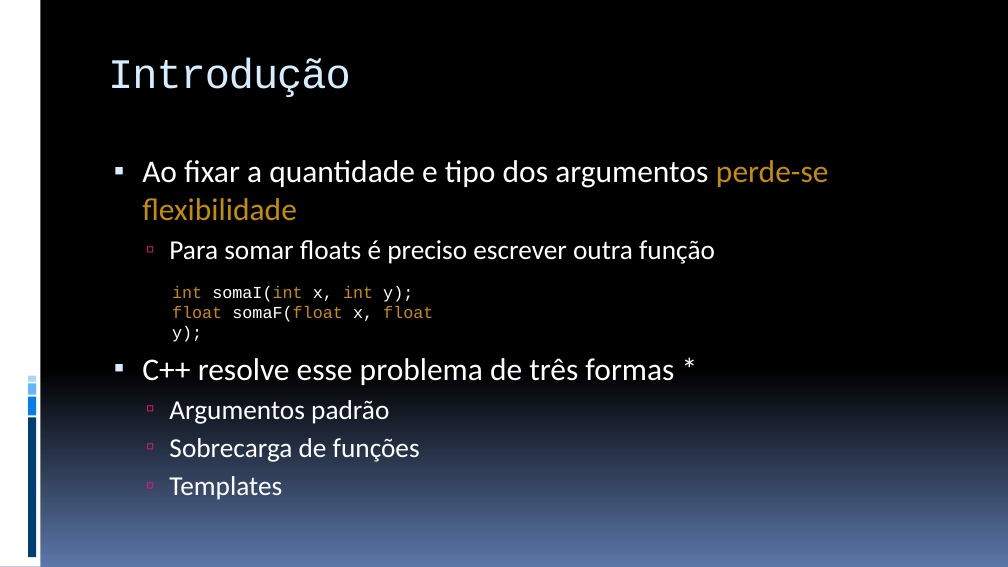
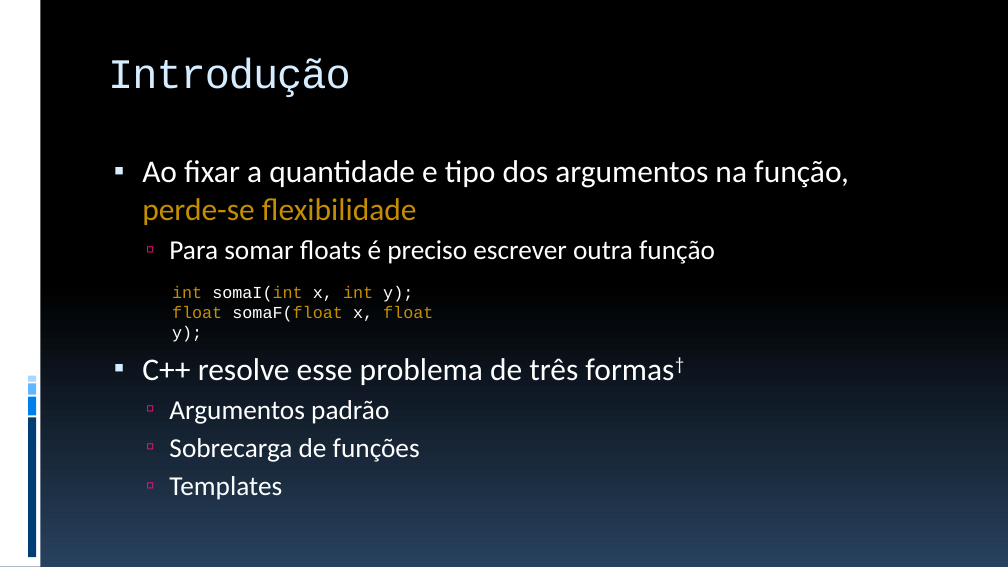
Before and after one commit to JudsonSS/ProgComp, a slide deck: slide 3 of Slides/29. Templates e Sobrecarga de Funções.pptx. Drawn at 1008x567 pixels with LibreOffice and Linux fonts; fonts in the diff are those of the drawing. Boxes give left, top, right and bottom in pixels: in the first picture for what was removed or moved away, otherwise in the second. Text is boxed around its words. In the diff, an @@ line names an element or a change of style, - is before the commit and + after.

```diff
--- a/Slides/29. Templates e Sobrecarga de Funções.pptx
+++ b/Slides/29. Templates e Sobrecarga de Funções.pptx
@@ background gradient #000000 to #5B77A8 to gradient #000000 to #28415E @@
@@ text at [142,160,849,225]: text changed @@
-▪ Ao fixar a quantidade e tipo dos argumentos perde-se flexibilidade
+▪ Ao fixar a quantidade e tipo dos argumentos na função,
+  perde-se flexibilidade
@@ text at [142,358,674,385]: text changed @@
-▪ C++ resolve esse problema de três formas *
+▪ C++ resolve esse problema de três formas†
```
Also in this commit, not shown: 22 other slides changed, 1 slide added, 5 other files.
